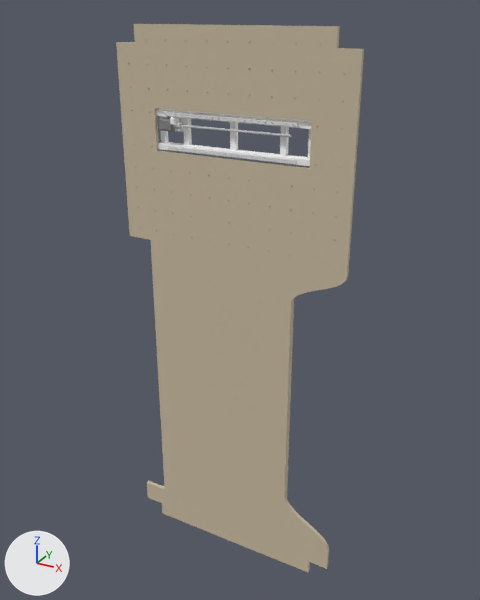
An edit to the OBJ model scene/linear_axis/L0.obj, drawn before and after from the same camera.
Camera for both pictures: a 50 mm camera at (1.533, -1.98, 0.78) aimed at (0.407, 0.068, -0.244). The lights are fixed; the arrows at lower left show +X, +Y and +Z. The picture after the commit comes second. Where no turn or scale is listed for an object, it has been applied to the vertices. Vertices at exactly the same position are counted once.

The first picture shows 'Link_0'.
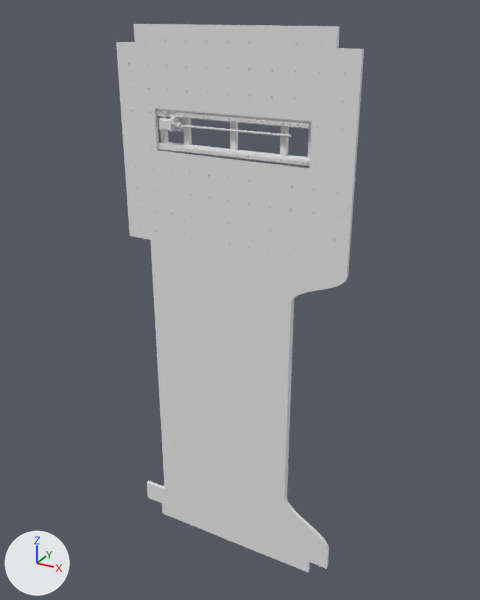
The change, as a diff of the scene's bpy script:
```diff
--- a/scene/linear_axis/L0.obj.py
+++ b/scene/linear_axis/L0.obj.py
@@ mat_aluminum___satin_001 @@
+mat_aluminum___satin_001 = principled_material('Aluminum_-_Satin.001')
+mat_aluminum___satin_001.base_color = (0.8, 0.8, 0.8)  # white #e7e7e7
+mat_aluminum___satin_001.roughness = 1.0
@@ mat_peek_001 @@
+mat_peek_001 = principled_material('PEEK.001')
+mat_peek_001.base_color = (0.8, 0.8, 0.8)  # white #e7e7e7
+mat_peek_001.roughness = 1.0
@@ mat_abs__white__001 @@
+mat_abs__white__001 = principled_material('ABS_(White).001')
+mat_abs__white__001.base_color = (0.8, 0.8, 0.8)  # white #e7e7e7
+mat_abs__white__001.roughness = 1.0
@@ mat_stainless_steel___satin_001 @@
+mat_stainless_steel___satin_001 = principled_material('Stainless_Steel_-_Satin.001')
+mat_stainless_steel___satin_001.base_color = (0.8, 0.8, 0.8)  # white #e7e7e7
+mat_stainless_steel___satin_001.roughness = 1.0
@@ mat_opaque_63_63_63__001 @@
+mat_opaque_63_63_63__001 = principled_material('Opaque(63,63,63).001')
+mat_opaque_63_63_63__001.base_color = (0.8, 0.8, 0.8)  # white #e7e7e7
+mat_opaque_63_63_63__001.roughness = 1.0
@@ me_link_0 @@
 me_link_0.from_pydata(...)  # 10947 vertices, 22018 faces; spans x -0.05..0.85, y -0.01..0.05, z -1.39..0.73
 # used by ob_link_0; location = (0.0, 0.0, 0.0)
-me_link_0.materials.append(mat_stainless_steel___satin_005)  # white #e7e7e7
+# me_link_0 part 1: 804 faces spanning x 0.1..0.7, y 0.0..0.05, z 0.31..0.45 switch from mat_abs__white__005 (white #fbfbfa) to mat_abs__white__001 (white #e7e7e7)
+# me_link_0 part 2: 2198 faces spanning x 0.17..0.2, y -0.01..0.05, z 0.38..0.43 switch from mat_abs__white__005 (white #fbfbfa) to mat_opaque_63_63_63__001 (white #e7e7e7)
+# me_link_0 part 3: 60 faces spanning x 0.1..0.7, y 0.03..0.05, z 0.33..0.43 switch from mat_aluminum___satin_005 (white #fbfbfb) to mat_aluminum___satin_001 (white #e7e7e7)
+# me_link_0 part 4: 9404 faces spanning x -0.05..0.85, y 0.0..0.03, z -1.39..0.73 switch from mat_peek_005 (beige #cbbda4) to mat_peek_001 (white #e7e7e7)
+# me_link_0 part 5: 1196 faces spanning x 0.15..0.62, y 0.0..0.03, z 0.39..0.41 switch from mat_steel___satin_005 (light grey #cfcfcf) to mat_stainless_steel___satin_001 (white #e7e7e7)
+# me_link_0 part 6: 92 faces spanning x 0.12..0.17, y -0.01..0.04, z 0.38..0.42 switch from mat_opaque_63_63_63__005 (grey #888888) to mat_opaque_63_63_63__001 (white #e7e7e7)
```

Where the change shows, as pixel boxes [x1, y1, x2, y2] in the pictures (480 x 600 px):
part 1 of me_link_0, recoloured
    both: [156, 109, 312, 166]
part 2 of me_link_0, recoloured
    both: [170, 117, 184, 132]
part 3 of me_link_0, recoloured
    both: [160, 116, 311, 159]
part 4 of me_link_0, recoloured (beige to white)
    both: [116, 24, 364, 572]
part 5 of me_link_0, recoloured
    both: [173, 122, 292, 137]
part 6 of me_link_0, recoloured (grey to white)
    both: [159, 117, 175, 132]
